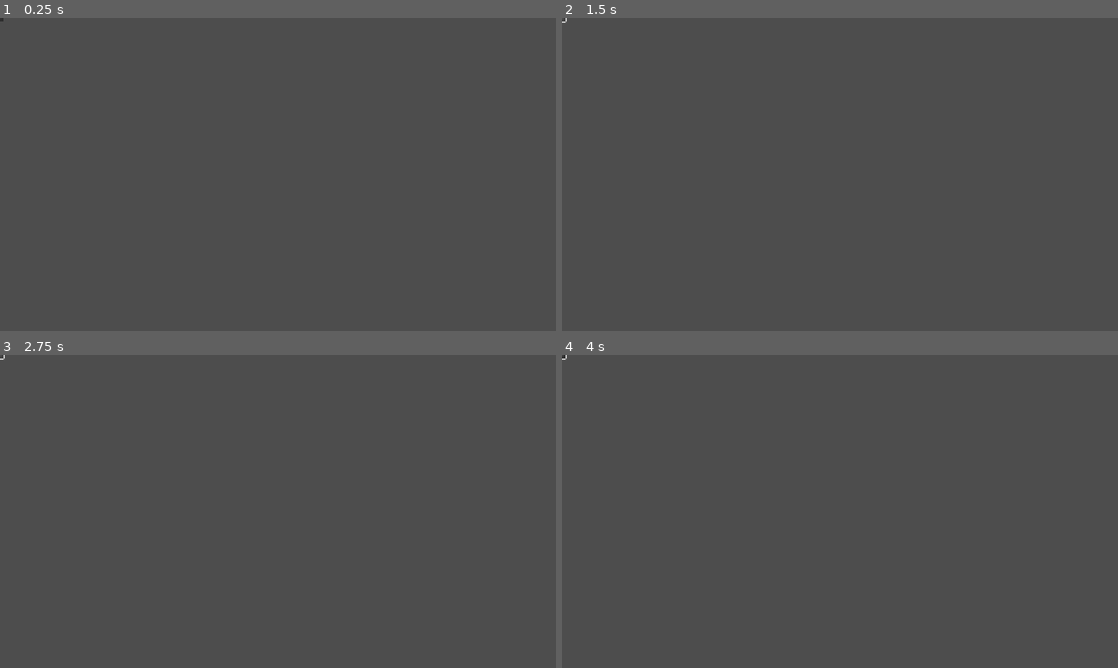
Above: before the commit, frames 1-4 (two rows, left to right).
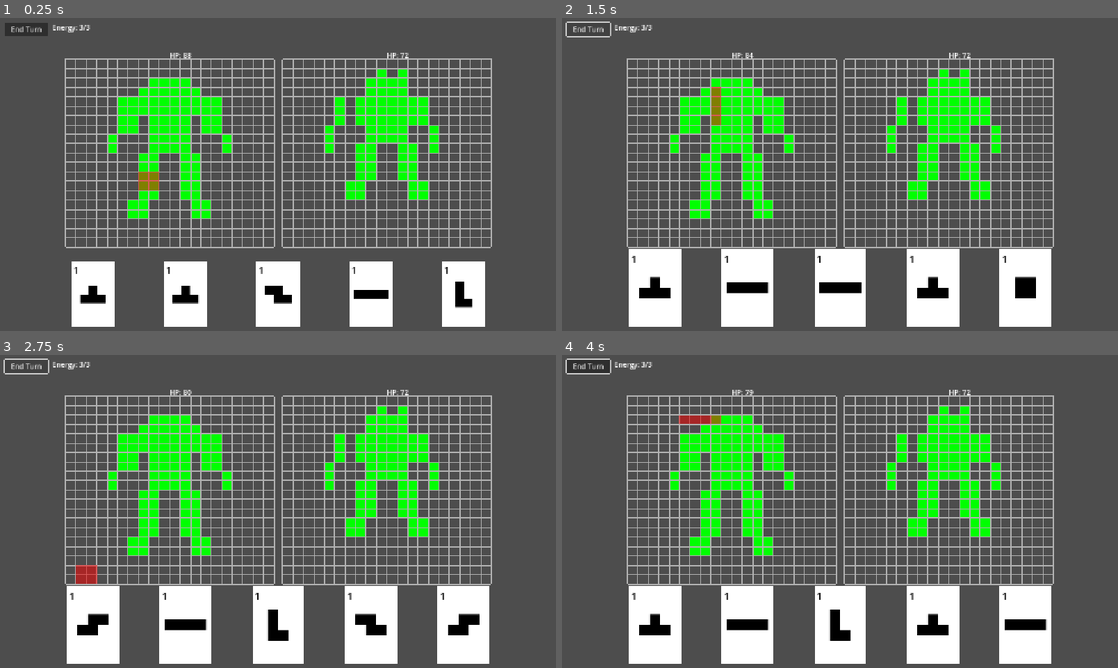
Above: after the commit, the same moments.

Repository: dBinet/SquirrelAttack
Game: Godot game, scene res://scenes/Main.tscn
Two runs of this game, one before a commit and one after it. Both use one fixed random seed, a clock stepped at 60 frames per second and the inputs below.
Inputs (mouse positions are in pixels of both pictures, inside the frame that each line leads up to; where the layout moved, square brackets give the same spot in the first picture):
- Up to frame 1 (0.25 s): no input
- Up to frame 2 (1.5 s): click (589, 30) [562, 21] at 0.5 s; click (589, 30) [562, 21] at 1.25 s
- Up to frame 3 (2.75 s): click (27, 367) [0, 358] at 2 s
- Up to frame 4 (4 s): tap Enter at 2.75 s; move the mouse to (962, 495) at 2.77 s; click (962, 495) at 2.92 s; tap Space at 3.5 s; drag from (728, 527) to (812, 574) at 3.52 s

The runs differ from the first frame. In frame 1, 26% of the frame differs, in the area x 0-89%, y 0-99%; in frame 2, 29%; in frame 3, 29%; in frame 4, 29%.
Error before the commit: Parse Error: Could not parse global class "Grid" from "res://scripts/Grid.gd". (res://scripts/Main.gd:5)

Commit message:
fix: remove nested typed array from Grid

Diff:
--- a/scripts/Grid.gd
+++ b/scripts/Grid.gd
@@ -22,7 +22,9 @@
             if grid is Grid:
                 grid.queue_redraw()
 
-var cells: Array[Array[bool]] = []
+# Nested typed arrays are not supported in GDScript, so
+# use an untyped outer Array for the grid rows.
+var cells: Array = []
 var preview_cells: Array[Vector2i] = []
 var danger_cells: Array[Vector2i] = []
 
